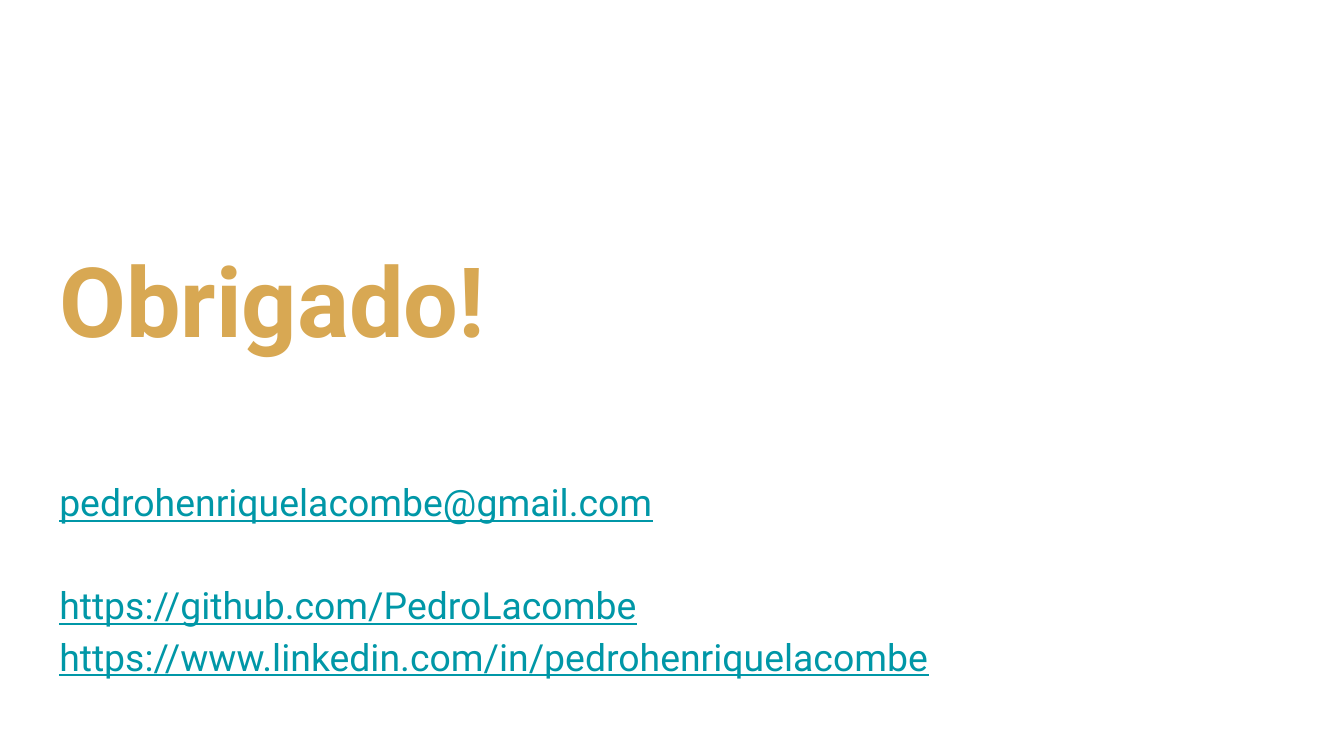
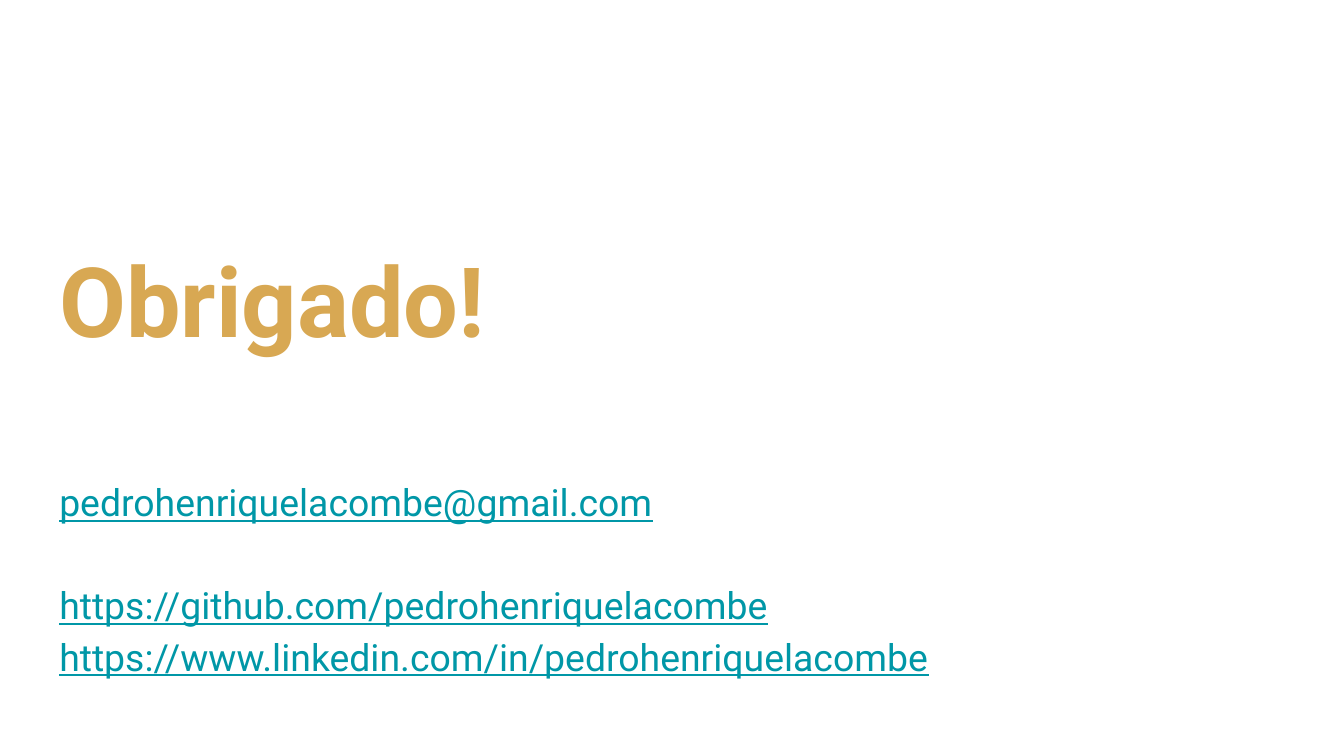
Before and after one commit to rocketseat-creators-program/spring-boot-actuator-2021-06-05, a slide deck: slide 10 of ApresentacaoSpringActuator.pptx. Drawn at 1344x756 pixels with LibreOffice and Linux fonts; fonts in the diff are those of the drawing; background and template pictures are left out. Boxes give left, top, right and bottom in pixels: in the first picture for what was removed or moved away, otherwise in the second. Text is boxed around its words. In the diff, an @@ line names an element or a change of style, - is before the commit and + after.

```diff
--- a/ApresentacaoSpringActuator.pptx
+++ b/ApresentacaoSpringActuator.pptx
@@ subtitle at box(59, 591, 767, 627): text changed @@
-https://github.com/PedroLacombe
+https://github.com/pedrohenriquelacombe
```
Also in this commit, not shown: 1 other slide changed.
